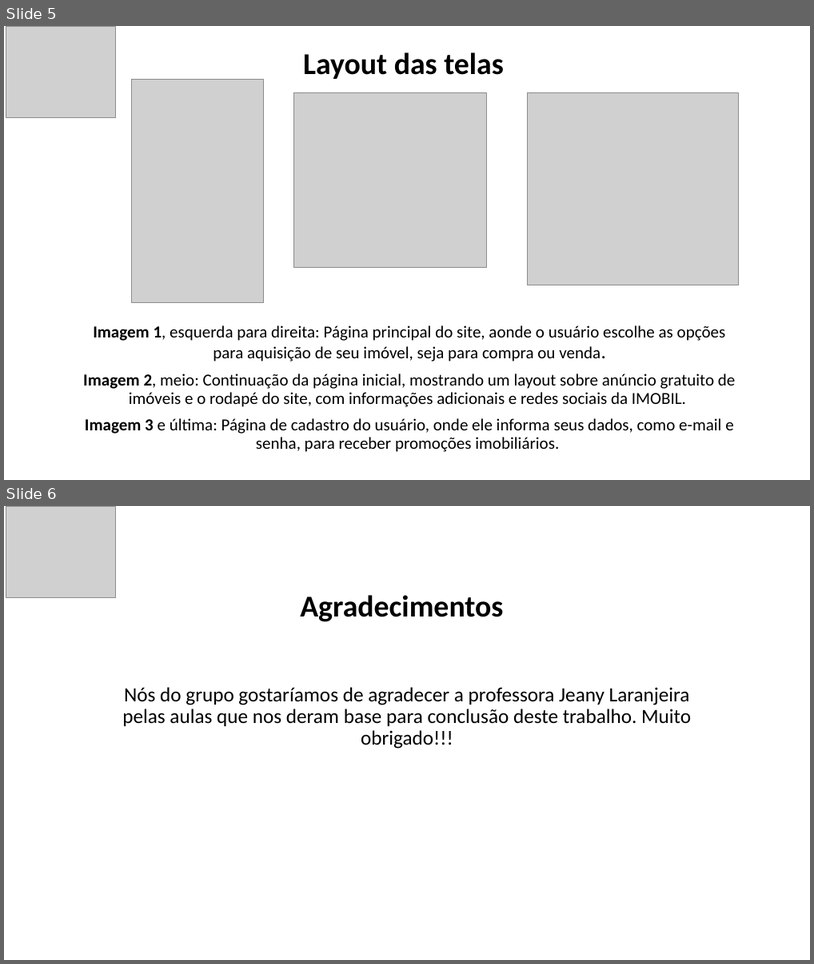
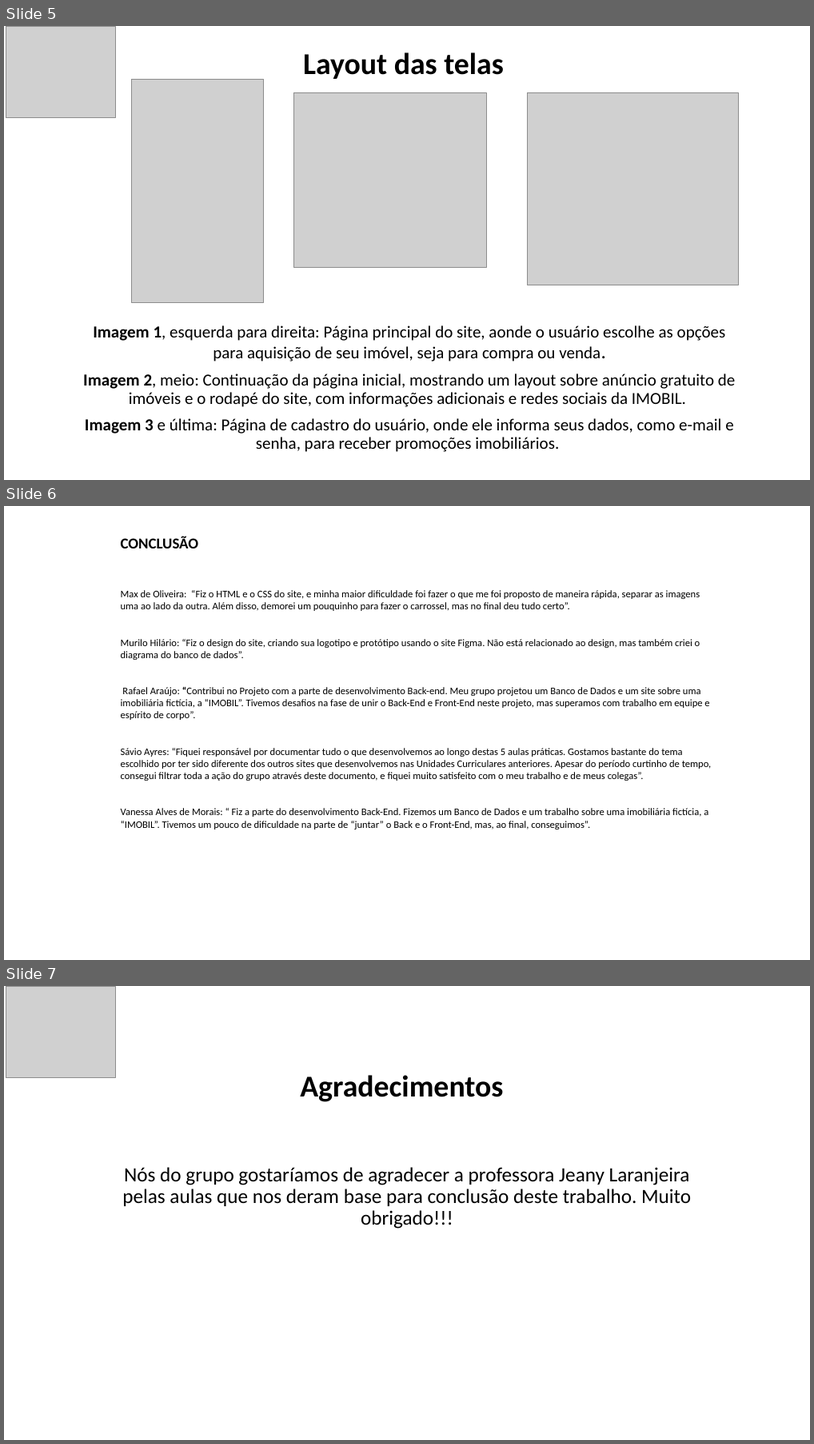
Before and after one commit to InvadermuriloZ/PROJETO-INTEGRADOR, a slide deck: Projeto Integrador - versão final/PROJETO INTEGRADOR fim.pptx apres.pptx. Shown one above the other, each under a label of ours: slides 5 and 6 before the commit, slides 5, 6 and 7 after it. The pictures are 814x964 and 814x1444 pixels, drawn with LibreOffice and Linux fonts; fonts in the diff are those of the drawing; grey boxes stand for pictures. Boxes give left, top, right and bottom in pixels: in the first picture for what was removed or moved away, otherwise in the second. Text is boxed around its words. In the diff, an @@ line names an element or a change of style, - is before the commit and + after.

```diff
--- a/Projeto Integrador - versão final/PROJETO INTEGRADOR fim.pptx apres.pptx
+++ b/Projeto Integrador - versão final/PROJETO INTEGRADOR fim.pptx apres.pptx
@@ slide 6 added at bbox=[4, 506, 810, 960], background #FFFFFF @@
@@ text added at bbox=[121, 536, 712, 829], 12 pt, text #000000 @@
+CONCLUSÃO
+Max de Oliveira: “Fiz o HTML e o CSS do site, e minha maior dificuldade foi fazer o que me foi proposto de maneira rápida, separar as imagens uma ao lado da outra. Além disso, demorei um pouquinho para fazer o carrossel, mas no final deu tudo certo”.
+Murilo Hilário: “Fiz o design do site, criando sua logotipo e protótipo usando o site Figma. Não está relacionado ao design, mas também criei o diagrama do banco de dados”.
+Rafael Araújo: “Contribui no Projeto com a parte de desenvolvimento Back-end. Meu grupo projetou um Banco de Dados e um site sobre uma imobiliária fictícia, a “IMOBIL”. Tivemos desafios na fase de unir o Back-End e Front-End neste projeto, mas superamos com trabalho em equipe e espírito de corpo”.
+Sávio Ayres: “Fiquei responsável por documentar tudo o que desenvolvemos ao longo destas 5 aulas práticas. Gostamos bastante do tema escolhido por ter sido diferente dos outros sites que desenvolvemos nas Unidades Curriculares anteriores. Apesar do período curtinho de tempo, consegui filtrar toda a ação do grupo através deste documento, e fiquei muito satisfeito com o meu trabalho e de meus colegas”.
+Vanessa Alves de Morais: “ Fiz a parte do desenvolvimento Back-End. Fizemos um Banco de Dados e um trabalho sobre uma imobiliária fictícia, a “IMOBIL”. Tivemos um pouco de dificuldade na parte de “juntar” o Back e o Front-End, mas, ao final, conseguimos”.
@@ what was slide 6 is now slide 7 @@
```
Also in this commit, not shown: 1 other file.
